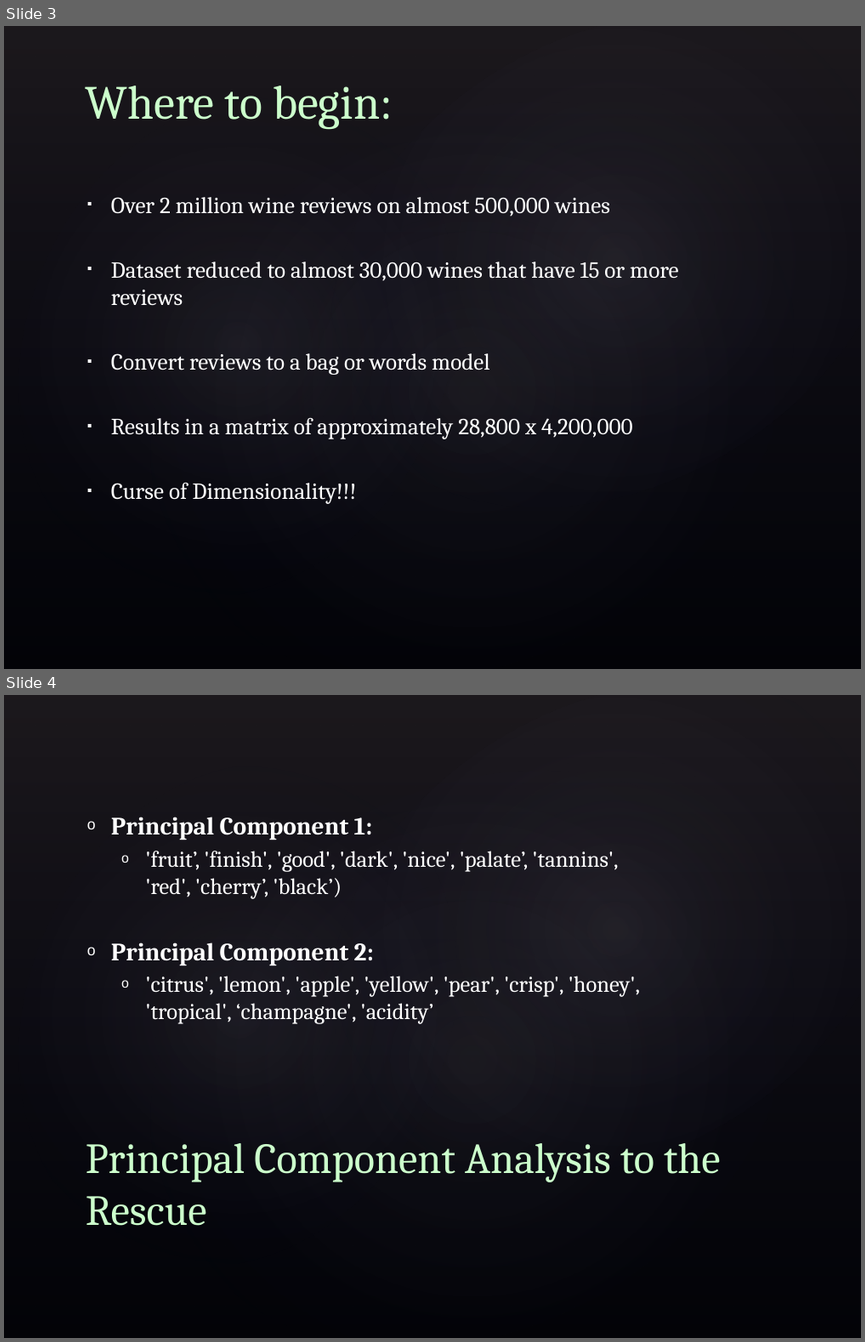
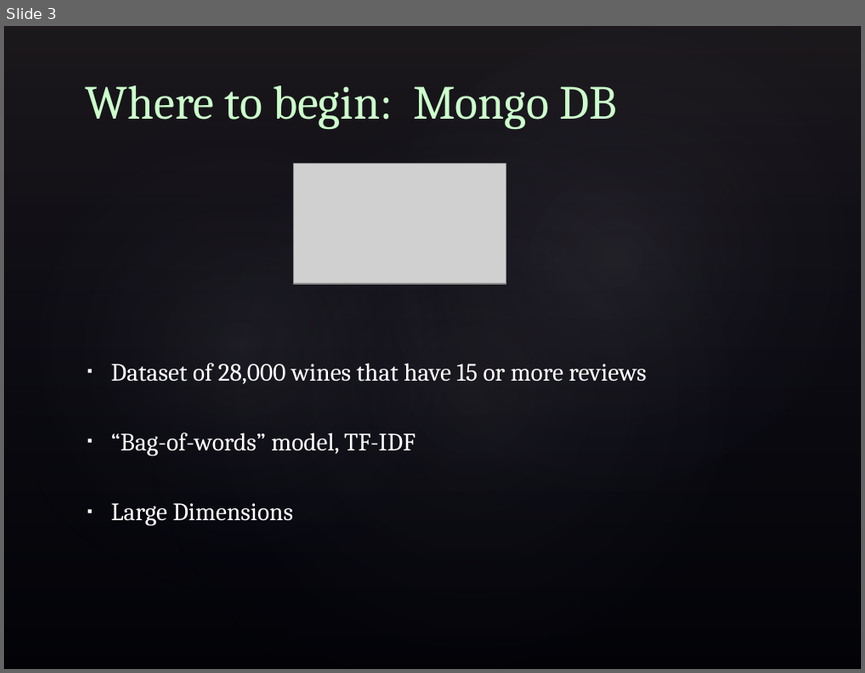
Before and after one commit to jodzi/flavor_fave, a slide deck: kojak_presentation.pptx. Shown one above the other, each under a label of ours: slides 3 and 4 before the commit, slide 3 after it. The pictures are 865x1342 and 865x673 pixels, drawn with LibreOffice and Linux fonts; fonts in the diff are those of the drawing; grey boxes stand for pictures; background and template pictures are left out. Boxes give left, top, right and bottom in pixels: in the first picture for what was removed or moved away, otherwise in the second. Text is boxed around its words. In the diff, an @@ line names an element or a change of style, - is before the commit and + after.

```diff
--- a/kojak_presentation.pptx
+++ b/kojak_presentation.pptx
@@ slide 4 removed at (4,695,861,1338), background picture (left out); not listed: 4 template elements that a slide beside it also shows @@
@@ text removed at (111,817,640,1024) @@
-o Principal Component 1:
-  o 'fruit’, 'finish', 'good', 'dark', 'nice', 'palate’, 'tannins', 'red', 'cherry’, 'black’)
-o Principal Component 2:
-  o 'citrus', 'lemon', 'apple', 'yellow', 'pear', 'crisp', 'honey', 'tropical', ‘champagne', 'acidity’
@@ title removed at (86,1143,721,1225) @@
-Principal Component Analysis to the Rescue
@@ slide 3 changed as well @@
@@ title at (86,86,616,130): text changed @@
-Where to begin:
+Where to begin: Mongo DB
@@ picture added at (293,164,506,284) @@
@@ text at (111,363,646,526): text changed; size 19.4 to 21 pt @@
-▪ Over 2 million wine reviews on almost 500,000 wines
-▪ Dataset reduced to almost 30,000 wines that have 15 or more reviews
-▪ Convert reviews to a bag or words model
-▪ Results in a matrix of approximately 28,800 x 4,200,000
-▪ Curse of Dimensionality!!!
+▪ Dataset of 28,000 wines that have 15 or more reviews
+▪ “Bag-of-words” model, TF-IDF
+▪ Large Dimensions
```
Also in this commit, not shown: 4 other slides changed, 1 slide added, 2 other slides removed.
